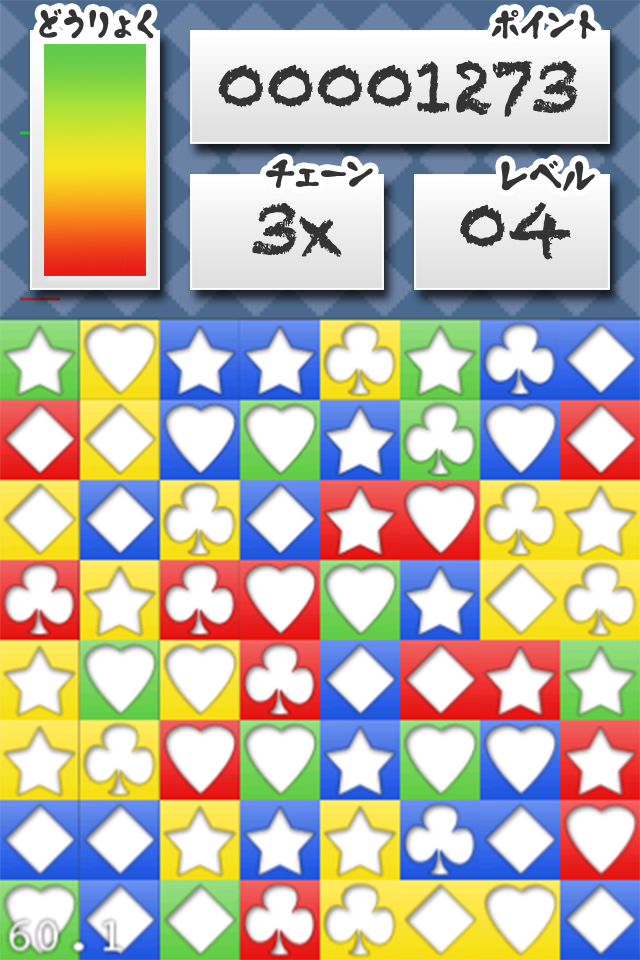
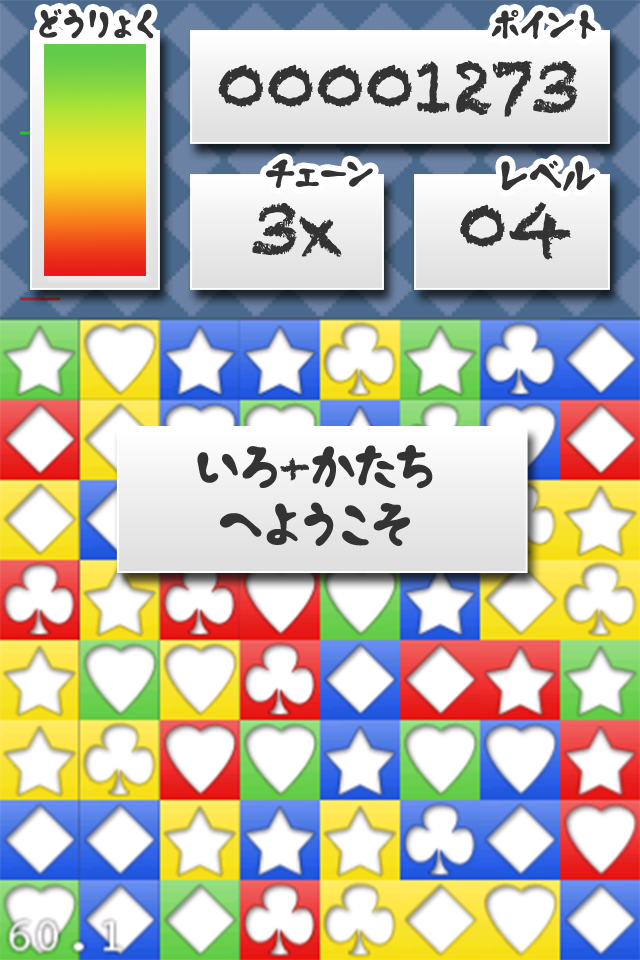
Before/after of a 640×960 layered artwork. What changed in the layer stack:
showed group "Tutorial" (29 layers) over [114, 426, 541, 590]
showed group "Welcome" (3 layers) over [116, 426, 528, 573]
painted on "WELCOME (JA)" over [197, 445, 433, 546]
